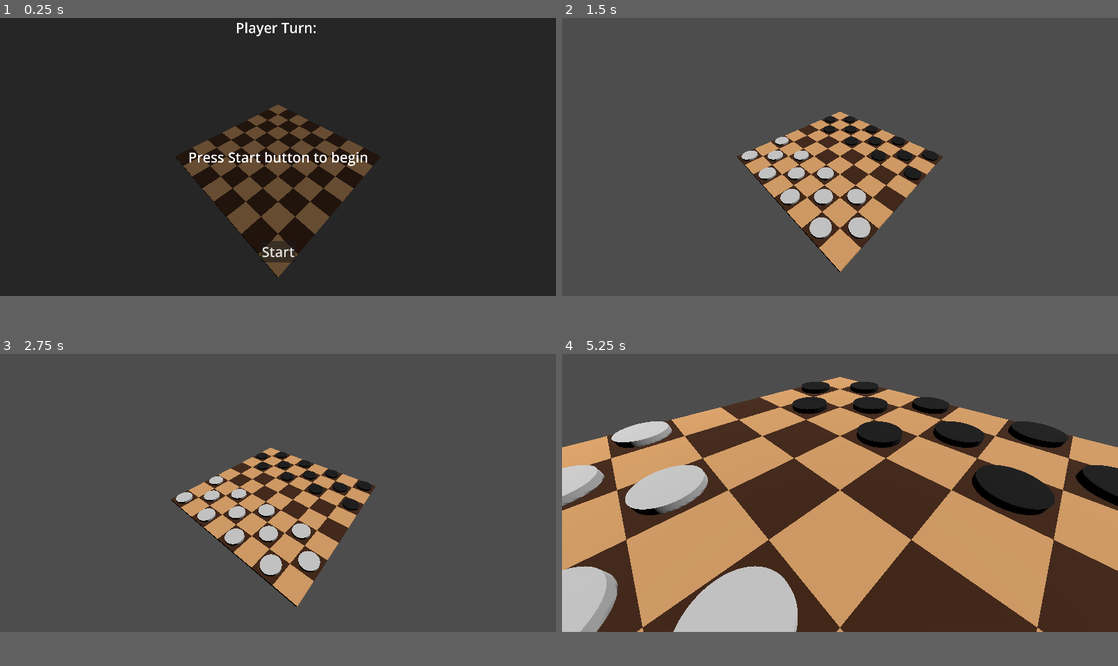
Above: before the commit, frames 1-4 (two rows, left to right).
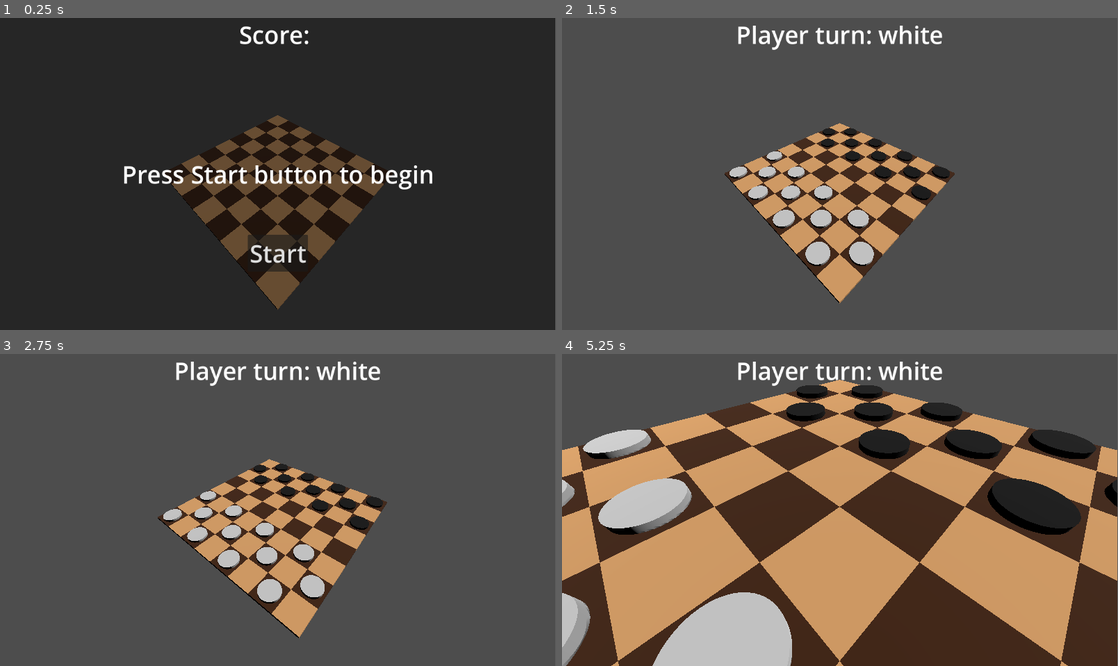
Above: after the commit, the same moments.

Repository: GriffinMurray/Checkers
Game: Godot game, scene res://scenes/level.tscn
Two runs of this game, one before a commit and one after it. Both use one fixed random seed, a clock stepped at 60 frames per second and the inputs below.
Inputs (mouse positions are in pixels of both pictures, inside the frame that each line leads up to):
- Up to frame 1 (0.25 s): no input
- Up to frame 2 (1.5 s): click "Start" at 0.5 s; tap Enter at 1.25 s; move the mouse to (962, 142) at 1.27 s; tap Down (camera_down) at 1.35 s; click (962, 142) at 1.42 s
- Up to frame 3 (2.75 s): tap Space at 2 s; move the mouse to (166, 506) at 2.02 s; tap Left (camera_left) at 2.1 s; click (166, 506) at 2.17 s
- Up to frame 4 (5.25 s): tap Enter at 2.75, 4.25 s; move the mouse to (895, 432) at 2.77 s; tap Right (camera_right) at 2.85 s; click (895, 432) at 2.92 s; tap Space at 3.5, 5 s; move the mouse to (812, 547) at 3.52 s; tap Up (camera_up) at 3.6 s; click (812, 547) at 3.67 s; move the mouse to (1006, 534) at 4.27 s; hold Mouse wheel up (camera_zoom_in) 4.28-5.03 s; click (1006, 534) at 4.42 s; move the mouse to (673, 450) at 5.02 s; tap Mouse wheel down (camera_zoom_out) at 5.1 s; click (673, 450) at 5.17 s
In our replay, the window is 800x400 before the commit and 799x449 after it. These sizes can differ from the game's own. Grey fills any space a smaller window leaves; there, only what the larger window draws over its background counts as a difference.

The runs differ from the first frame. In frame 1, 8.4% of the frame differs, in the area x 22-78%, y 1-94%; in frame 2, 9.2%; in frame 3, 9.8%; in frame 4, 40%, in the area x 0-100%, y 2-100%.

Commit message:
completed jumping functionality

Diff:
--- a/globals.gd
+++ b/globals.gd
@@ -2,7 +2,7 @@
 
 var selected_piece: Piece
 var selected_square: Square
-var moving_again = false
+var mandatory_jumping: bool = false
 
 var game_type
 var game_state
@@ -21,6 +21,11 @@
 	return selected_square
 func set_selected_square(str) -> void:
 	selected_square = str
+
+func get_mandatory_jumping():
+	return mandatory_jumping
+func set_mandatory_jumping(b: bool):
+	mandatory_jumping = b
 
 func get_game_type():
 	return game_type
--- a/project.godot
+++ b/project.godot
@@ -19,11 +19,6 @@
 
 Globals="*res://globals.gd"
 UI="*res://scenes/ui.tscn"
-
-[display]
-
-window/size/viewport_width=2000
-window/size/viewport_height=1000
 
 [input]
 
--- a/scenes/board.gd
+++ b/scenes/board.gd
@@ -2,6 +2,7 @@
 
 signal piece_moved()
 signal piece_jumped()
+signal player_lose(player: String)
 
 @export var white_piece: PackedScene = preload("res://scenes/pieces/white_piece.tscn")
 @export var black_piece: PackedScene = preload("res://scenes/pieces/black_piece.tscn")
@@ -9,11 +10,13 @@
 @export var dark_square: PackedScene = preload("res://scenes/squares/dark_square.tscn")
 
 var board_array: Array
+var movable_pieces: Array
 var piece_hovering: Piece
-var piece_moving_again: bool = false
 var square_hovering: Square
 var white_pieces = 0
 var black_pieces = 0
+
+
 
 func _ready() -> void:
 	generate_board_array()
@@ -24,6 +27,21 @@
 	board_array = []
 	for row in rows:
 		board_array.append(row.get_children())
+
+func generate_movable_pieces_array() -> void:
+	movable_pieces = []
+	for piece in get_tree().get_nodes_in_group(Globals.get_player_turn()):
+		if not piece.removed and must_jump(piece):
+			movable_pieces.append(piece)
+			piece.highlight()
+			Globals.set_mandatory_jumping(true)
+	if movable_pieces.size() == 1:
+		Globals.set_selected_piece(movable_pieces[0])
+		Globals.set_game_state("move")
+	if movable_pieces.size() == 0:
+		for piece in get_tree().get_nodes_in_group(Globals.get_player_turn()):
+			movable_pieces.append(piece)
+		Globals.set_mandatory_jumping(false)
 
 func connect_square_signals() -> void:
 	for row in range(0, board_array.size()):
@@ -36,8 +54,6 @@
 func connect_player_signals(piece: Piece) -> void:
 	piece.connect("hovering", _on_piece_hovering)
 	piece.connect("stop_hovering", _on_piece_stop_hovering)
-
-
 
 func initialize_game() -> void:
 	var game = Globals.get_game_type()
@@ -54,6 +70,7 @@
 			var square = board_array[row][col]
 			# check if square is dark
 			if square.is_in_group("dark_squares"):
+				square.remove_piece()
 				var piece: Piece
 				#if in first three rows then spawn white piece
 				if (0 <= row and row <= 2):
@@ -68,7 +85,6 @@
 
 func initialize_chess() -> void:
 	pass
-
 
 func spawn_piece(str):
 	if str == "white":
@@ -106,50 +122,66 @@
 		Globals.set_selected_square(null)
 
 func move_piece(piece, target, multiple_jumping):
-	if must_jump():
+	var source = piece.get_parent_square()
+	if must_jump(piece):
 		if valid_jump(piece, target):
+			for p in movable_pieces:
+				p.remove_highlight()
 			var jumped_piece = get_jumped_piece(piece.get_parent_square(), target)
 			piece.jump(jumped_piece, target)
 			update_pieces(jumped_piece.get_groups()[0])
-			piece_jumped.emit(false)
-	elif valid_move(target):
+			if must_jump_again(piece, source):
+				piece_jumped.emit(true)
+				piece.highlight()
+			else:
+				piece_jumped.emit(false)
+
+	elif valid_move(piece, target):
 		piece.move(target)
+		piece.remove_highlight()
 		piece_moved.emit()
 
-func must_jump():
-	var move_options = valid_move_options()
-	var jump_options = valid_jump_options()
+func must_jump(piece):
+	var move_options = valid_move_options(piece)
+	var jump_options = valid_jump_options(piece)
 	if jump_options.size() > 0:
-		print(jump_options[0])
 		return true
 	return false
 
-func valid_move(target):
-	var move_options = valid_move_options()
+func must_jump_again(piece, source):
+	var move_options = valid_move_options(piece)
+	var jump_options = valid_jump_options(piece)
+	jump_options.erase(source)
+	if jump_options.size() > 0:
+		return true
+	return false
+
+func valid_move(piece, target):
+	var move_options = valid_move_options(piece)
 	if target in move_options:
 		return true
 	return false
 
 func valid_jump(piece, target):
 	var source = piece.get_parent_square()
-	var move_options = valid_move_options()
-	var jump_options = valid_jump_options()
+	var move_options = valid_move_options(piece)
+	var jump_options = valid_jump_options(piece)
 	if target in jump_options:
 		return true
 	return false
-
 
 func update_pieces(group):
 	if group == "black":
 		black_pieces -= 1
 		if black_pieces <= 0:
-			#game over
+			player_lose.emit("black")
 			pass
 	elif group == "white":
 		white_pieces -= 1
 		if white_pieces <= 0:
-			#game over
+			player_lose.emit("white")
 			pass
+
 func get_jumped_piece(source: Square, target: Square) -> Piece:
 	var jumped_square_index = []
 	var source_index = get_square_index(source)
@@ -187,52 +219,70 @@
 			return true
 	return false
 
-func get_adjacent_squares(square) -> Array:
+func get_adjacent_squares(piece, square) -> Array:
 	var squares = []
 	var index = get_square_index(square)
 	# if not on the top edge
-	if board_array.size()-2 >= index[0]:
-		# if not on the right edge
-		if board_array[index[0]].size()-2 >= index[1]:
-			#get top right square
-			squares.append(board_array[index[0]+1][index[1]+1])
-		# if not on the left edge
-		if 1 <= index[1]:
-			# get top left square
-			squares.append(board_array[index[0]+1][index[1]-1])
-	# if not on the bottom edge
-	if 1 <= index[0]:
-		# if not on the right edge
-		if board_array[index[0]].size()-2 >= index[1]:
-			#get bottom right square
-			squares.append(board_array[index[0]-1][index[1]+1])
-		if 1 <= index[1]:
-			squares.append(board_array[index[0]-1][index[1]-1])
+	if piece.is_in_group("king"):
+		if board_array.size()-2 >= index[0]:
+			# if not on the right edge
+			if board_array[index[0]].size()-2 >= index[1]:
+				#get top right square
+				squares.append(board_array[index[0]+1][index[1]+1])
+			# if not on the left edge
+			if 1 <= index[1]:
+				# get top left square
+				squares.append(board_array[index[0]+1][index[1]-1])
+		# if not on the bottom edge
+		if 1 <= index[0]:
+			# if not on the right edge
+			if board_array[index[0]].size()-2 >= index[1]:
+				#get bottom right square
+				squares.append(board_array[index[0]-1][index[1]+1])
+			if 1 <= index[1]:
+				squares.append(board_array[index[0]-1][index[1]-1])
+	elif piece.is_in_group("white"):
+		if board_array.size()-2 >= index[0]:
+			# if not on the right edge
+			if board_array[index[0]].size()-2 >= index[1]:
+				#get top right square
+				squares.append(board_array[index[0]+1][index[1]+1])
+			# if not on the left edge
+			if 1 <= index[1]:
+				# get top left square
+				squares.append(board_array[index[0]+1][index[1]-1])
+	elif piece.is_in_group("black"):
+		if 1 <= index[0]:
+			# if not on the right edge
+			if board_array[index[0]].size()-2 >= index[1]:
+				#get bottom right square
+				squares.append(board_array[index[0]-1][index[1]+1])
+			if 1 <= index[1]:
+				squares.append(board_array[index[0]-1][index[1]-1])
 	return squares
 
-func valid_move_options() -> Array:
+func valid_move_options(piece) -> Array:
 	var options = []
-	if Globals.is_piece_selected():
-		var piece = Globals.get_selected_piece()
-		var adjacent_squares = get_adjacent_squares(piece.get_parent_square())
-		for square in adjacent_squares:
-			if not square.has_piece():
-				options.append(square)
+	var adjacent_squares = get_adjacent_squares(piece, piece.get_parent_square())
+	for square in adjacent_squares:
+		if not square.has_piece():
+			options.append(square)
 	return options
 
-func valid_jump_options() -> Array:
+func valid_jump_options(piece) -> Array:
 	var options = []
-	if Globals.is_piece_selected():
-		var piece = Globals.get_selected_piece()
-		var source = piece.get_parent_square()
-		var adjacent_squares = get_adjacent_squares(piece.get_parent_square())
-		for square in adjacent_squares:
-			if square.has_piece():
-				# if pieces are in different groups
-				if piece.get_groups()[0] != square.get_piece().get_groups()[0]:
-					var behind_square = get_behind_square(source, square)
-					if behind_square != null and not behind_square.has_piece():
-						options.append(behind_square)
+	var source = piece.get_parent_square()
+	var adjacent_squares = get_adjacent_squares(piece, piece.get_parent_square())
+	for square in adjacent_squares:
+		if square.has_piece():
+			# if pieces are in different groups
+			if piece.get_groups()[0] != square.get_piece().get_groups()[0]:
+				var behind_square = get_behind_square(source, square)
+				if ((behind_square != null and
+						not behind_square.has_piece()) or
+						(behind_square != null and
+						behind_square.piece.removed == true)):
+					options.append(behind_square)
 
 	return options
 
@@ -246,12 +296,16 @@
 	square.remove_highlight()
 
 func _on_piece_hovering(piece: Piece) -> void:
-	if piece.is_in_group(Globals.player_turn) and Globals.game_state == "start":
+	if (piece.is_in_group(Globals.player_turn) and
+			Globals.get_game_state() == "start" and
+			piece in movable_pieces):
 		piece_hovering = piece
 		piece.highlight()
 
 func _on_piece_stop_hovering(piece: Piece) -> void:
-	if piece.is_in_group(Globals.player_turn) and Globals.game_state == "start":
+	if (piece.is_in_group(Globals.player_turn) and
+			Globals.get_game_state() == "start" and
+			not Globals.get_mandatory_jumping()):
 		piece.remove_highlight()
 	piece_hovering = null
 
--- a/scenes/level.gd
+++ b/scenes/level.gd
@@ -27,22 +27,29 @@
 											Globals.get_selected_square(),
 											multiple_jumping)
 			elif event.button_index == MOUSE_BUTTON_RIGHT:
-				$Board.unselect_piece()
-				Globals.set_game_state(game_states[0])
+				if not Globals.get_mandatory_jumping():
+					$Board.unselect_piece()
+					Globals.set_game_state(game_states[0])
 
 func start():
 	var button = UI.get_button()
 	button.pressed.connect(_on_start_button_pressed)
+	$PlayerTurn.hide()
 
 func end_turn():
 	Globals.toggle_player_turn()
 	new_turn()
 
 func new_turn():
+	Globals.set_mandatory_jumping(false)
 	Globals.toggle_player_turn()
 	Globals.set_game_state(game_states[0])
 	Globals.set_selected_piece(null)
 	Globals.set_selected_square(null)
+	$Board.generate_movable_pieces_array()
+	$PlayerTurn.update_turn_text(Globals.get_player_turn())
+
+
 
 
 func _on_start_button_pressed():
@@ -50,20 +57,21 @@
 	Globals.set_player_turn(player_turns[0])
 	Globals.set_game_state(game_states[0])
 	$Board.initialize_game()
+	$Board.generate_movable_pieces_array()
+	$PlayerTurn.show()
+	$PlayerTurn.update_turn_text(Globals.get_player_turn())
 	UI.hide()
-
-
-
 
 func _on_board_piece_moved() -> void:
 	new_turn()
 
-
 func _on_board_piece_jumped(multiple: bool) -> void:
 	if multiple:
 		multiple_jumping = true
-		print("AGAIN!")
 	else:
-		print("jumping over")
-		multiple_jumping = false
 		new_turn()
+
+
+func _on_board_player_lose(player: String) -> void:
+	Globals.set_game_state(game_states[2])
+	UI.game_over(player)
--- a/scenes/level.tscn
+++ b/scenes/level.tscn
@@ -1,11 +1,14 @@
-[gd_scene load_steps=4 format=3 uid="uid://d01kqxttyhxmd"]
+[gd_scene load_steps=5 format=3 uid="uid://d01kqxttyhxmd"]
 
 [ext_resource type="Script" path="res://scenes/level.gd" id="1_dr13x"]
 [ext_resource type="PackedScene" uid="uid://bp57edr303kmv" path="res://scenes/board.tscn" id="1_wu1hg"]
 [ext_resource type="PackedScene" uid="uid://mp4bbjd18s2n" path="res://scenes/player.tscn" id="3_e3fpk"]
+[ext_resource type="PackedScene" uid="uid://jj1j6oeiijb0" path="res://scenes/player_turn.tscn" id="4_4e8vk"]
 
 [node name="Level" type="Node3D"]
 script = ExtResource("1_dr13x")
+
+[node name="PlayerTurn" parent="." instance=ExtResource("4_4e8vk")]
 
 [node name="DirectionalLight3D" type="DirectionalLight3D" parent="."]
 transform = Transform3D(-0.866023, -0.433016, 0.250001, 0, 0.499998, 0.866027, -0.500003, 0.749999, -0.43301, 0, 0, 0)
@@ -21,3 +24,4 @@
 
 [connection signal="piece_jumped" from="Board" to="." method="_on_board_piece_jumped"]
 [connection signal="piece_moved" from="Board" to="." method="_on_board_piece_moved"]
+[connection signal="player_lose" from="Board" to="." method="_on_board_player_lose"]
--- a/scenes/pieces/piece.gd
+++ b/scenes/pieces/piece.gd
@@ -10,6 +10,7 @@
 var highlight_color: Color
 var highlight_offset: int = "0x444444".hex_to_int()
 var square: Square
+var removed = false
 
 func set_albedo(color):
 	var mat: Material = self.get_child(0).mesh.surface_get_material(0)
@@ -27,13 +28,12 @@
 	square = s
 
 func move(target) -> void:
-	square.remove_piece()
 	target.move_piece(self)
-	square = target
-	set_albedo(base_color)
+	set_parent_square(target)
 
 func jump(jumped_piece, target) -> void:
 	move(target)
+	jumped_piece.removed = true
 	jumped_piece.queue_free()
 
 func _on_mouse_entered() -> void:
--- /dev/null
+++ b/scenes/player_turn.gd
@@ -0,0 +1,8 @@
+extends Control
+
+func update_turn_text(str):
+	$PlayerTurn.text = "Player turn: " + str
+	if str == "white":
+		$PlayerTurn.add_theme_color_override("font_color", Color.WHITE)
+	elif str == "black":
+		$PlayerTurn.add_theme_color_override("font_color", Color.BLACK)
--- /dev/null
+++ b/scenes/player_turn.tscn
@@ -0,0 +1,26 @@
+[gd_scene load_steps=2 format=3 uid="uid://jj1j6oeiijb0"]
+
+[ext_resource type="Script" path="res://scenes/player_turn.gd" id="1_o4ldh"]
+
+[node name="PlayerTurn" type="Control"]
+layout_mode = 3
+anchors_preset = 5
+anchor_left = 0.5
+anchor_right = 0.5
+grow_horizontal = 2
+size_flags_horizontal = 0
+size_flags_vertical = 0
+script = ExtResource("1_o4ldh")
+
+[node name="PlayerTurn" type="Label" parent="."]
+layout_mode = 1
+anchors_preset = 5
+anchor_left = 0.5
+anchor_right = 0.5
+offset_left = -50.5
+offset_right = 50.5
+offset_bottom = 69.0
+grow_horizontal = 2
+theme_override_font_sizes/font_size = 50
+text = "Test
+"
--- a/scenes/squares/square.gd
+++ b/scenes/squares/square.gd
@@ -23,11 +23,14 @@
 
 func move_piece(p) -> void:
 	piece = p
+	p.square.set_piece(null)
 	p.reparent($Marker3D)
 	p.position = $Marker3D.position
 
 func remove_piece() -> void:
-	set_piece(null)
+	if piece != null:
+		piece.queue_free()
+		set_piece(null)
 
 func capture_piece(p) -> void:
 	set_piece(null)
--- a/scenes/ui.gd
+++ b/scenes/ui.gd
@@ -11,9 +11,15 @@
 	$Labels/StartText.text = "Press Start button to begin"
 	$StartButton.text = "Start"
 
-func set_player_turn_text(str):
-	$Labels/PlayerTurn.text = "Player turn: " + str
-	if str == "white":
-		$Labels/PlayerTurn.add_theme_color_override("font_color", Color.WHITE)
-	elif str == "black":
-		$Labels/PlayerTurn.add_theme_color_override("font_color", Color.BLACK)
+func update_score(score) -> void:
+	$Labels/Score.text = ("Score: " + str(score[0]) + "-" + str(score[1]))
+
+
+func game_over(player: String):
+	show()
+	if player == "white":
+		$Labels/StartText.text = "White loses, Black wins!"
+	elif player == "black":
+		$Labels/StartText.text = "Black loses, White wins!"
+	else:
+		$Labels/StartText.text = "ERROR"
--- a/scenes/ui.tscn
+++ b/scenes/ui.tscn
@@ -28,7 +28,7 @@
 grow_horizontal = 2
 grow_vertical = 2
 
-[node name="PlayerTurn" type="Label" parent="Labels"]
+[node name="Score" type="Label" parent="Labels"]
 layout_mode = 1
 anchors_preset = 5
 anchor_left = 0.5
@@ -38,7 +38,7 @@
 offset_bottom = 23.0
 grow_horizontal = 2
 theme_override_font_sizes/font_size = 50
-text = "Player Turn: "
+text = "Score: "
 
 [node name="StartText" type="Label" parent="Labels"]
 layout_mode = 1
